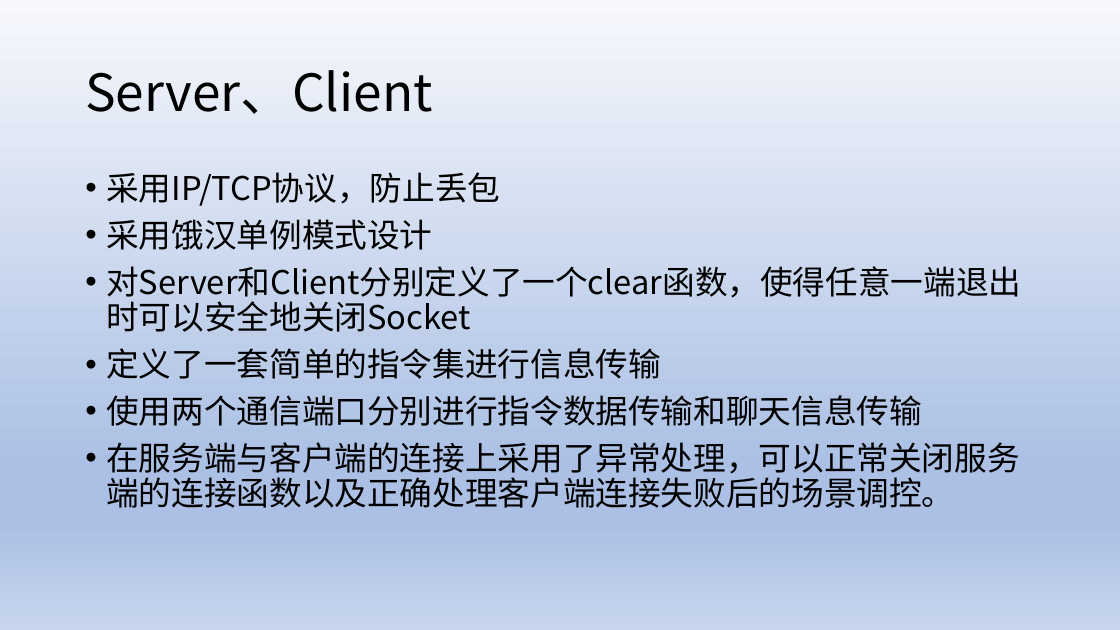
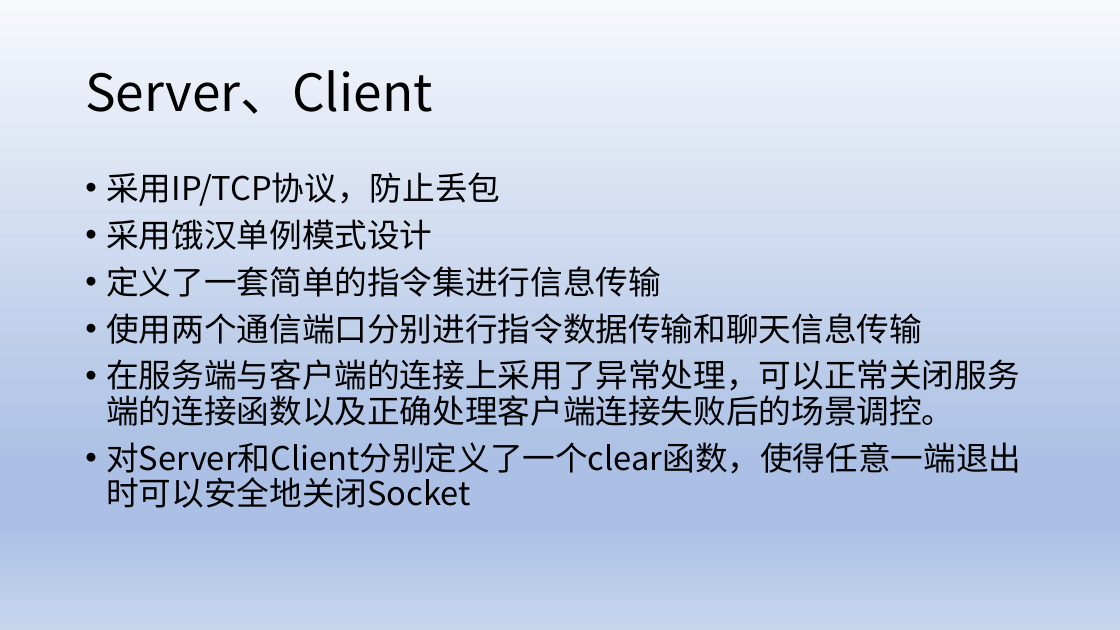
Before and after one commit to Lanture1064/BUBG, a slide deck: slide 7 of doc/答辩.pptx (slide 6 before the commit). Drawn at 1120x630 pixels with LibreOffice and Linux fonts; fonts in the diff are those of the drawing. Boxes give left, top, right and bottom in pixels: in the first picture for what was removed or moved away, otherwise in the second. Text is boxed around its words. In the diff, an @@ line names an element or a change of style, - is before the commit and + after.

```diff
--- a/doc/答辩.pptx
+++ b/doc/答辩.pptx
@@ text at [106, 266, 1021, 332]: paragraph removed @@
-• 对Server和Client分别定义了一个clear函数，使得任意一端退出时可以安全地关闭Socket
@@ text at [106, 442, 1021, 508]: paragraph added @@
+• 对Server和Client分别定义了一个clear函数，使得任意一端退出时可以安全地关闭Socket
```
Also in this commit, not shown: 2 other slides changed, 2 slides added.
